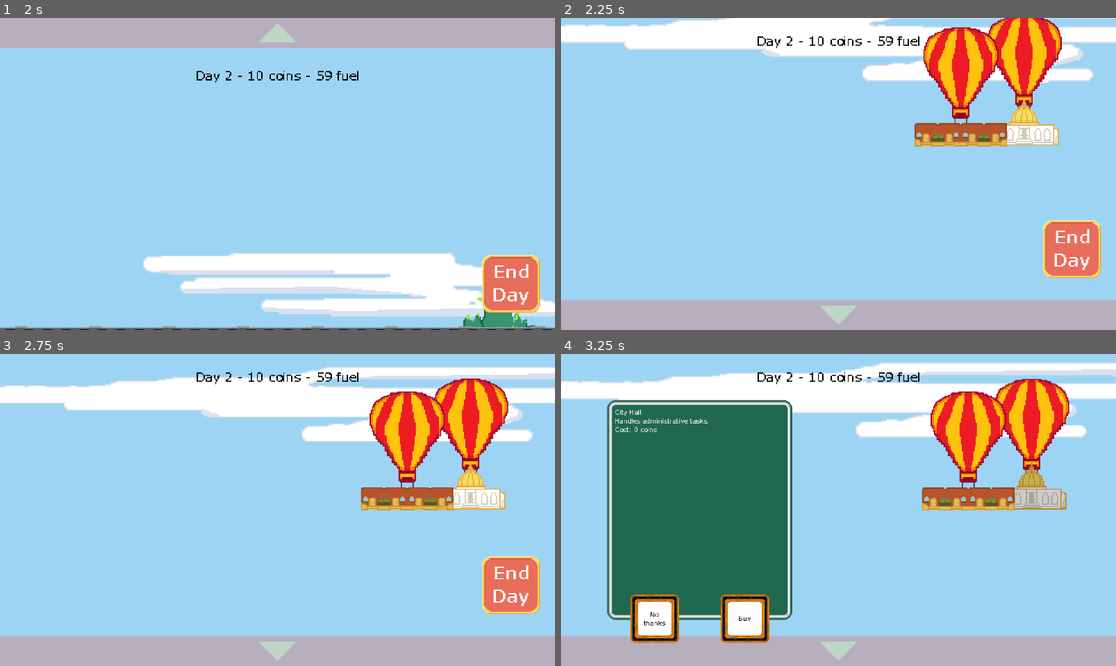
Above: before the commit, frames 1-4 (two rows, left to right).
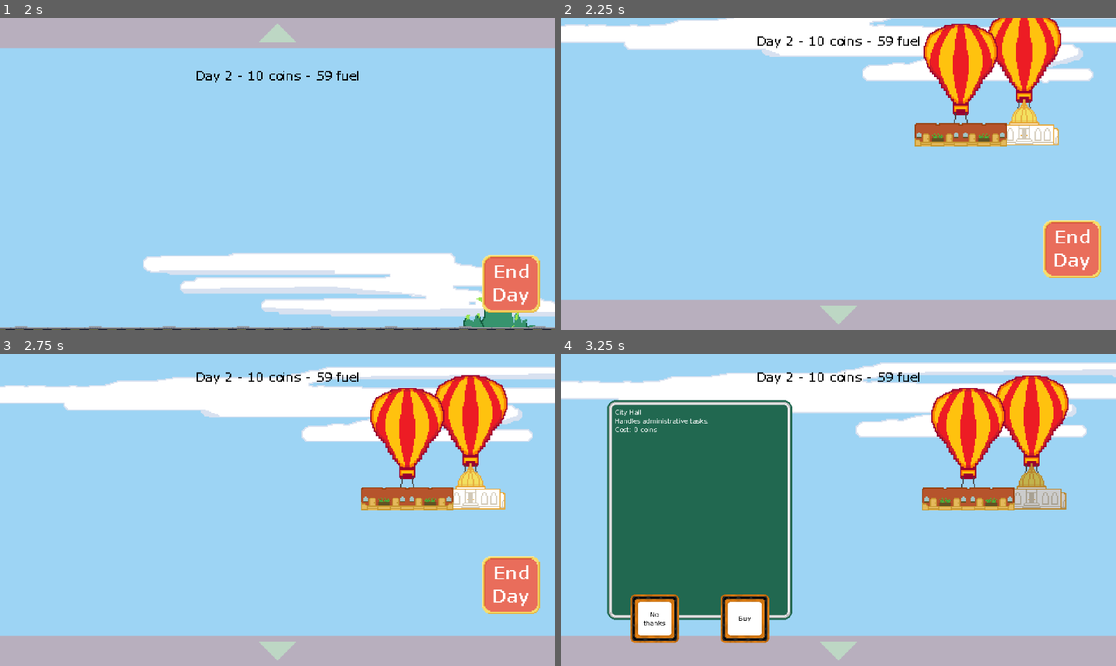
Above: after the commit, the same moments.

Repository: mondobe/TetraCity
Game: Godot game, scene res://scenes/main.tscn
Two runs of this game, one before a commit and one after it. Both use one fixed random seed, a clock stepped at 60 frames per second and the inputs below.
Inputs (mouse positions are in pixels of both pictures, inside the frame that each line leads up to):
- Up to frame 1 (2 s): click "Start" at 0.5 s; tap Enter (test_end_day) at 1.25 s; move the mouse to (399, 158) at 1.27 s; press the mouse at (399, 158) at 1.28 s; hold D (move_right) from 1.28 s (still down)
- Up to frame 2 (2.25 s): release D (move_right) at 2 s; release the mouse at (960, 158) at 2 s; click (838, 33) at 2 s
- Up to frame 3 (2.75 s): no input
- Up to frame 4 (3.25 s): move the mouse to (1032, 497) at 2.77 s; hold S (move_down) from 2.78 s (still down); tap Space (test_create_building) at 2.85 s; click (1032, 497) at 2.92 s

Frame 1 is identical in both runs. In frame 2, 2.0% of the frame differs, in the area x 65-91%, y 0-34%; in frame 3, 2.1%, in the area x 66-92%, y 6-43%; in frame 4, 2.1%.

Commit message:
Add Oli's new sprites
- Added adjusted version of cafe and solar farm sprites
- Changed balloon sprite slightly

Diff:
--- a/buildings/variations/cafe.tres
+++ b/buildings/variations/cafe.tres
@@ -2,10 +2,10 @@
 
 [ext_resource type="Resource" uid="uid://o4wnmgkxop7d" path="res://buildings/cafe.tres" id="1_64t5p"]
 [ext_resource type="Script" path="res://scripts/systems/building_grid/building_variation.gd" id="2_pja3x"]
-[ext_resource type="Texture2D" uid="uid://3luu62vikwou" path="res://sprites/buildings/cafe.png" id="3_dujgj"]
+[ext_resource type="Texture2D" uid="uid://c3b4llp0cip6k" path="res://sprites/buildings/cafe2.png" id="3_44nr0"]
 
 [resource]
 script = ExtResource("2_pja3x")
-sprite = ExtResource("3_dujgj")
+sprite = ExtResource("3_44nr0")
 building_name = "Café"
 blueprint = ExtResource("1_64t5p")
--- a/buildings/variations/solar_farm.tres
+++ b/buildings/variations/solar_farm.tres
@@ -2,10 +2,10 @@
 
 [ext_resource type="Resource" uid="uid://x7obthv6pdcy" path="res://buildings/solar_farm.tres" id="1_j4nx5"]
 [ext_resource type="Script" path="res://scripts/systems/building_grid/building_variation.gd" id="2_0mg7q"]
-[ext_resource type="Texture2D" uid="uid://c2ti2vov3or7t" path="res://sprites/buildings/solar_farm.png" id="3_awn1x"]
+[ext_resource type="Texture2D" uid="uid://nuyyxnwviias" path="res://sprites/buildings/solar_farm2.png" id="3_fduiv"]
 
 [resource]
 script = ExtResource("2_0mg7q")
-sprite = ExtResource("3_awn1x")
+sprite = ExtResource("3_fduiv")
 building_name = "Solar Farm"
 blueprint = ExtResource("1_j4nx5")
--- a/scenes/gameplay/world.tscn
+++ b/scenes/gameplay/world.tscn
@@ -257,7 +257,7 @@
 script = ExtResource("24_fvko1")
 _sky_view_controls = NodePath("../SkyViewControls")
 _world_stats = NodePath("../WorldStats")
-_blueprints = Array[Resource("res://scripts/systems/building_grid/building_blueprint.gd")]([ExtResource("28_hpkc4"), ExtResource("29_paan3"), ExtResource("30_8p0k6"), ExtResource("31_1hyee"), ExtResource("32_dibiw"), ExtResource("33_uhqqw"), ExtResource("34_6wwn0")])
+_blueprints = Array[Resource("res://scripts/systems/building_grid/building_blueprint.gd")]([ExtResource("28_hpkc4"), ExtResource("30_8p0k6"), ExtResource("29_paan3"), ExtResource("31_1hyee"), ExtResource("34_6wwn0"), ExtResource("32_dibiw"), ExtResource("33_uhqqw")])
 
 [node name="GridClickControls" type="Node" parent="." node_paths=PackedStringArray("building_grid", "moving_camera", "dialogue_box_spawner")]
 script = ExtResource("27_lq8jb")
Binary file added: sprites/buildings/cafe2.png
Not shown, added: sprites/buildings/cafe2.png.import
Binary file added: sprites/buildings/solar_farm2.png
Not shown, added: sprites/buildings/solar_farm2.png.import
Binary file changed: sprites/gameplay_misc/balloon2.png
